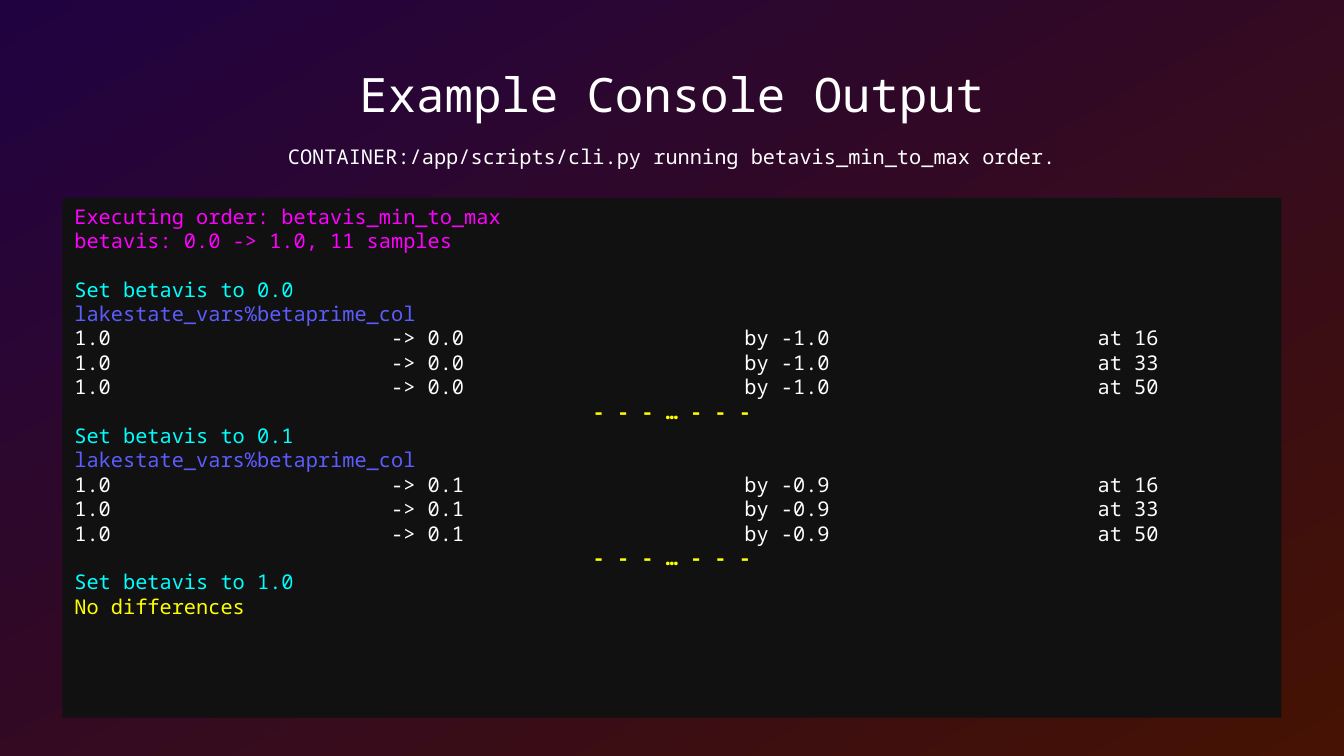
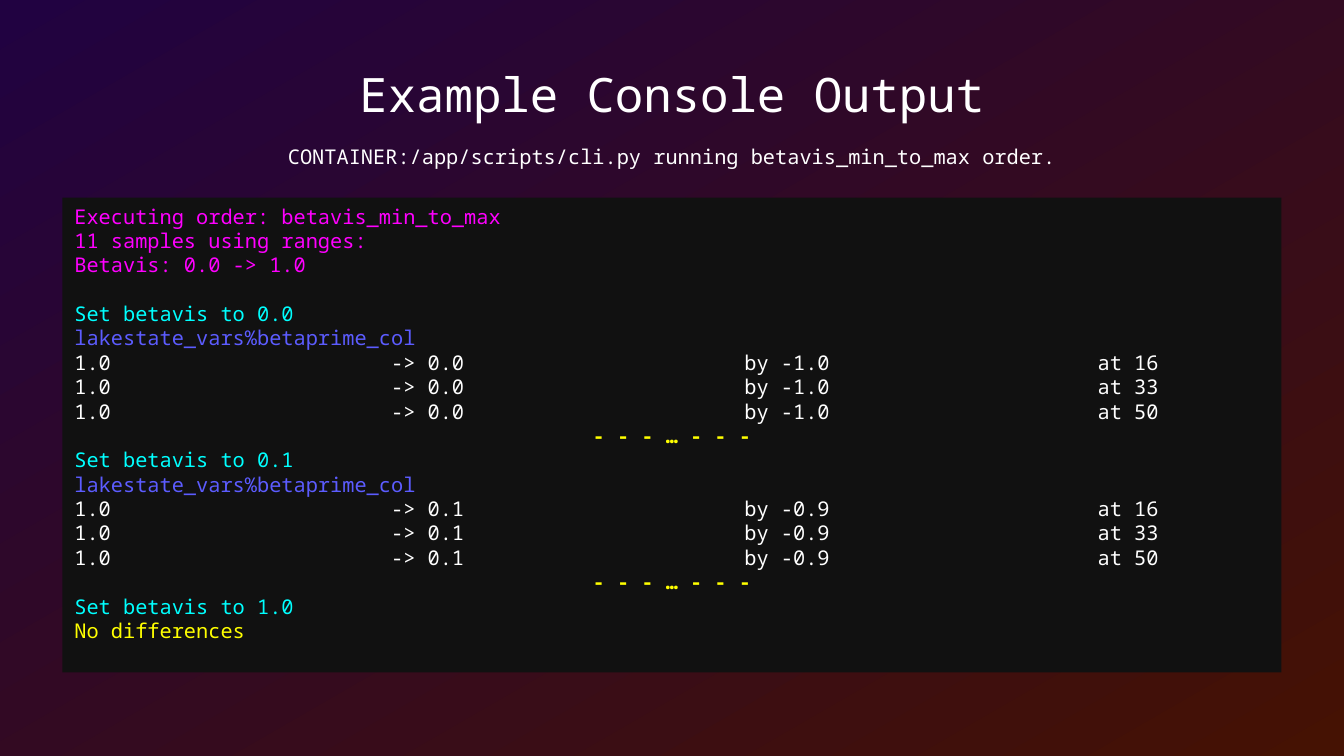
Before and after one commit to SamAllen06/lake_temp_work, a slide deck: slide 10 of documentation/lake_temperature.odp. Drawn at 1344x756 pixels with LibreOffice and Linux fonts; fonts in the diff are those of the drawing. Boxes give left, top, right and bottom in pixels: in the first picture for what was removed or moved away, otherwise in the second. Text is boxed around its words. In the diff, an @@ line names an element or a change of style, - is before the commit and + after.

```diff
--- a/documentation/lake_temperature.odp
+++ b/documentation/lake_temperature.odp
@@ rectangle "Executing order: betavis_min_to_max": place and size @@
-rectangle "Executing order: betavis_min_to_max" at [62, 198, 1282, 717]
+rectangle "Executing order: betavis_min_to_max" at [62, 198, 1282, 672]
@@ text in rectangle at [74, 232, 366, 273]: text changed @@
-betavis: 0.0 -> 1.0, 11 samples
+11 samples using ranges:
+Betavis: 0.0 -> 1.0
```
Also in this commit, not shown: 2 other slides changed, 3 other files.
